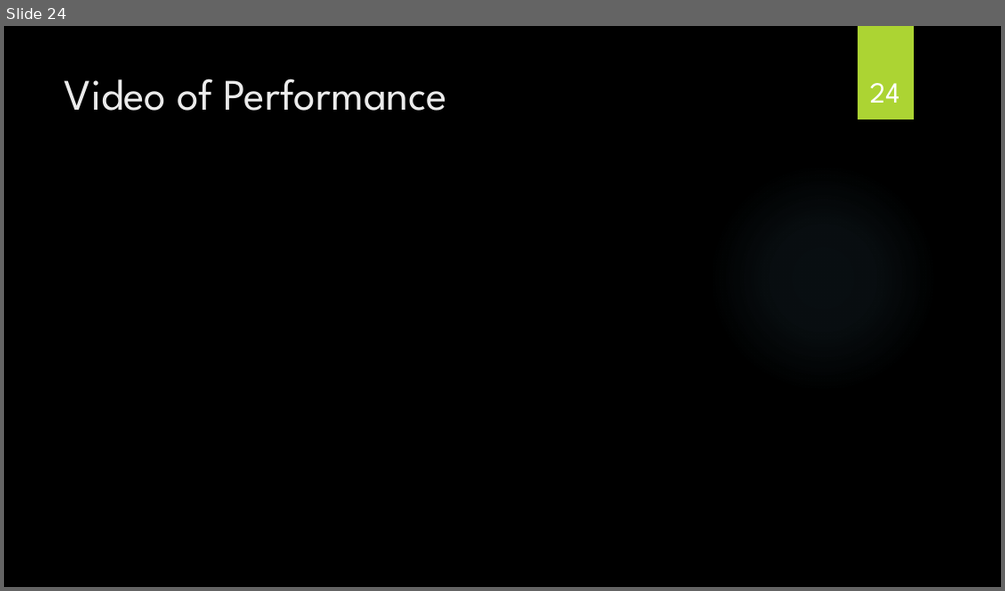
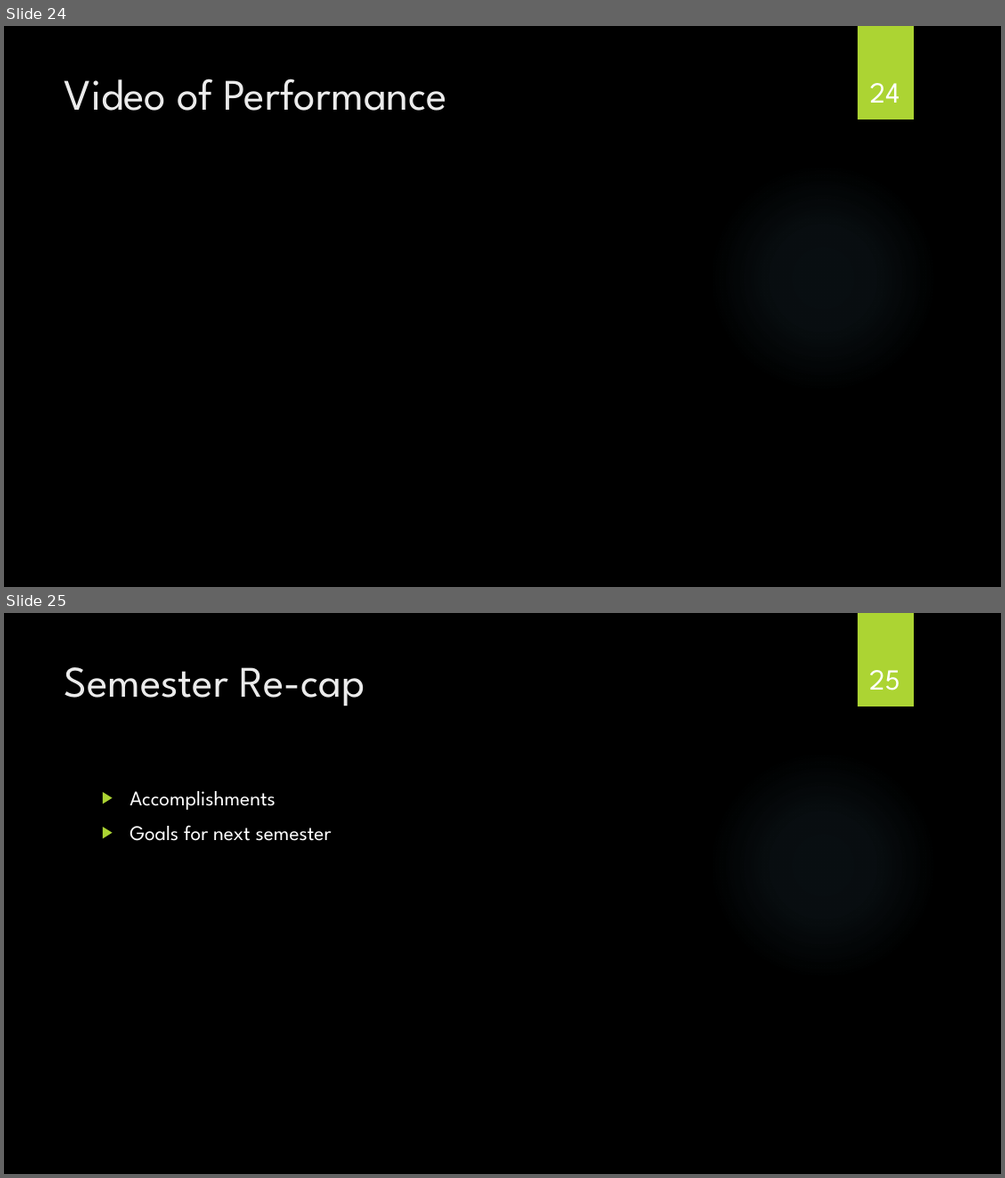
Before and after one commit to powellb1/CapStone, a slide deck: Documentation/Class Presentations/Design Presentation/AWTY - Design Presentation.pptx. Shown one above the other, each under a label of ours: slide 24 before the commit, slides 24 and 25 after it. The pictures are 1005x591 and 1005x1178 pixels, drawn with LibreOffice and Linux fonts; fonts in the diff are those of the drawing; background and template pictures are left out. Boxes give left, top, right and bottom in pixels: in the first picture for what was removed or moved away, otherwise in the second. Text is boxed around its words. In the diff, an @@ line names an element or a change of style, - is before the commit and + after.

Commit message:
Design Presentation
Quick design presentation fixes

```diff
--- a/Documentation/Class Presentations/Design Presentation/AWTY - Design Presentation.pptx
+++ b/Documentation/Class Presentations/Design Presentation/AWTY - Design Presentation.pptx
@@ slide 25 added at [4,613,1001,1174], background picture (left out); not listed: 2 template elements that a slide beside it also shows @@
@@ title added at [65,667,364,706], 42 pt, text #EBEBEB @@
+Semester Re-cap
@@ page number added at [869,670,900,690], 28 pt, text #FFFFFF @@
+25
@@ text added at [129,791,332,841], 20 pt, text #FFFFFF @@
+▶ Accomplishments
+▶ Goals for next semester
```
Also in this commit, not shown: 1 other file.
